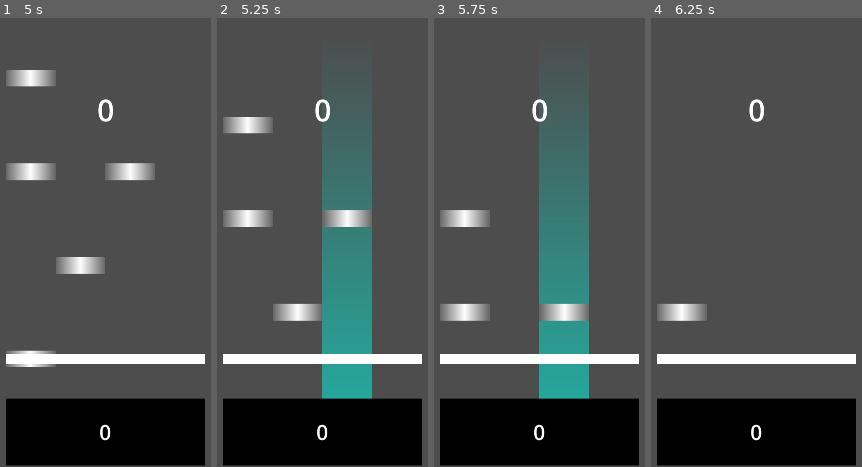
Above: before the commit, frames 1-4 (left to right).
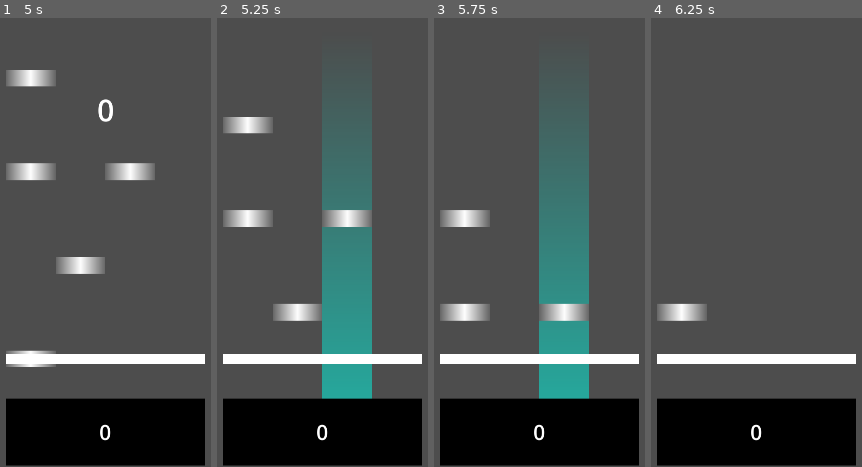
Above: after the commit, the same moments.

Repository: CYAN4S/rhyaction-lume
Game: Godot game, scene res://scenes/main.tscn
Two runs of this game, one before a commit and one after it. Both use one fixed random seed, a clock stepped at 60 frames per second and the inputs below.
Inputs:
- Up to frame 1 (5 s): tap Enter at 0.5, 2 s; hold D (gameplay_4b_0) 0.53-1.28 s; tap Space at 1.25, 2.75 s; tap F (gameplay_4b_1) at 1.35, 4.35 s; hold J (gameplay_4b_2) 2.03-2.78 s; tap K (gameplay_4b_3) at 2.85 s; hold D (gameplay_4b_0) 3.53-4.28 s
- Up to frame 2 (5.25 s): hold J (gameplay_4b_2) from 5.03 s (still down)
- Up to frame 3 (5.75 s): keep holding J (gameplay_4b_2)
- Up to frame 4 (6.25 s): release J (gameplay_4b_2) at 5.78 s; tap K (gameplay_4b_3) at 5.85 s

Frame 1 is identical in both runs. In frame 2, 0.2% of the frame differs, in the area x 46-54%, y 18-24%; in frame 3, 0.2%; in frame 4, 0.2%.

Commit message:
Add combo feature

Diff:
--- a/scenes/main.tscn
+++ b/scenes/main.tscn
@@ -136,6 +136,7 @@
 script = ExtResource("6_lax0x")
 
 [connection signal="combo_added" from="GameManager" to="Gear/ComboDebug" method="_on_game_manager_combo_added"]
+[connection signal="combo_breaked" from="GameManager" to="Gear/ComboDebug" method="_on_game_manager_combo_breaked"]
 [connection signal="score_changed" from="GameManager" to="Gear/Sprite2D2/Control/ScoreDebug" method="_on_game_manager_score_changed"]
 [connection signal="gameplay_key_pressed" from="InputManager" to="GameManager" method="_on_key_pressed"]
 [connection signal="gameplay_key_released" from="InputManager" to="GameManager" method="_on_key_released"]
--- a/scripts/debug/ComboDebug.gd
+++ b/scripts/debug/ComboDebug.gd
@@ -9,3 +9,9 @@
 func _on_game_manager_combo_added(combo: int) -> void:
 	text = str(combo)
 	pass # Replace with function body.
+
+
+
+func _on_game_manager_combo_breaked() -> void:
+	text = ""
+	pass # Replace with function body.
--- a/scripts/game_manager.gd
+++ b/scripts/game_manager.gd
@@ -37,6 +37,7 @@
 			print("MISS")
 			note_line[0].queue_free()
 			note_line.pop_front()
+			_break_combo()
 
 
 # Internal
@@ -65,6 +66,22 @@
 	note_container[i.line].append(instance)
 
 
+func _sort_note_by_time(a: Note, b: Note) -> bool:
+	return a.time < b.time
+
+
+func _add_combo() -> void:
+	combo += 1
+	combo_added.emit(combo)
+
+
+func _break_combo() -> void:
+	combo = 0
+	combo_breaked.emit()
+
+
+# Receiver
+
 func _on_key_pressed(key: int) -> void:
 	if (note_container[key].size() == 0):
 		return
@@ -90,13 +107,8 @@
 
 	note_container[key].pop_front()
 	target.queue_free()
+	_add_combo()
 
-
-func _sort_note_by_time(a: Note, b: Note) -> bool:
-	return a.time < b.time
-
-
-# Receiver
 
 func _on_key_released(key: int) -> void:
 	pass # Replace with function body.
--- a/scripts/note.gd
+++ b/scripts/note.gd
@@ -9,5 +9,5 @@
 	position.x = line * 120 - 180
 
 
-func _process(delta: float) -> void:
+func _process(_delta: float) -> void:
 	position.y = (Global.get_time() - time) * 100 * Global.scroll_speed
